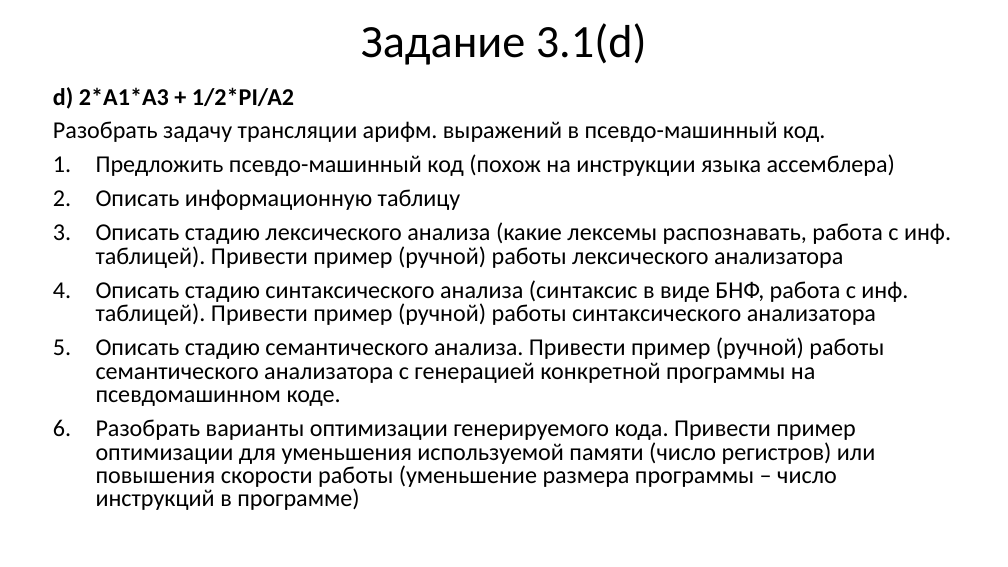
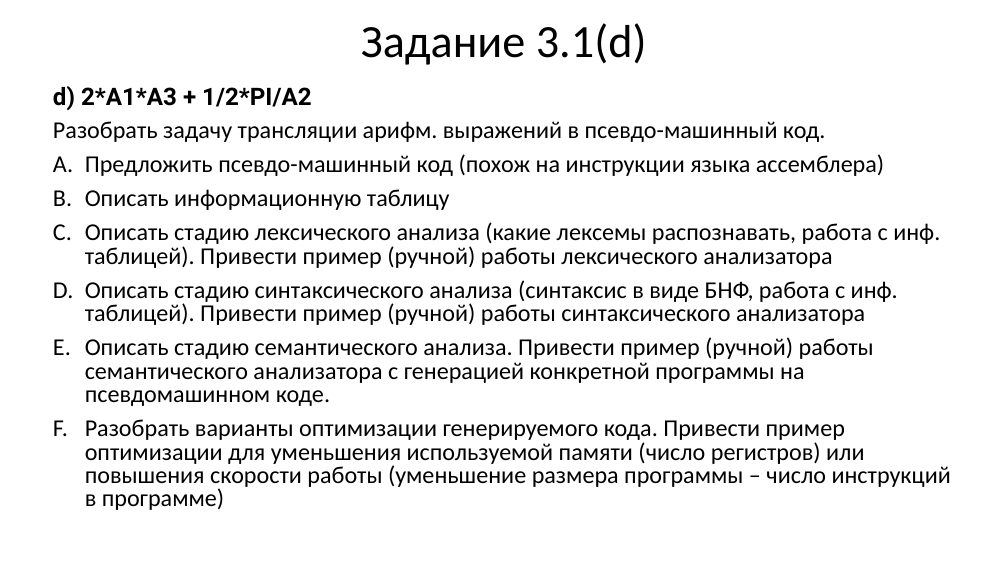
Before and after one commit to goddamnteam/korzun, a slide deck: slide 2 of task3.pptx. Drawn at 1008x567 pixels with LibreOffice and Linux fonts; fonts in the diff are those of the drawing. Boxes give left, top, right and bottom in pixels: in the first picture for what was removed or moved away, otherwise in the second. Text is boxed around its words. In the diff, an @@ line names an element or a change of style, - is before the commit and + after.

```diff
--- a/task3.pptx
+++ b/task3.pptx
@@ text at (53,86,951,510): font Calibri to Roboto in "d) 2*A1*A3 + 1/2*PI/A2"; bullet 1. to A. @@
```
Also in this commit, not shown: 14 other slides changed.
